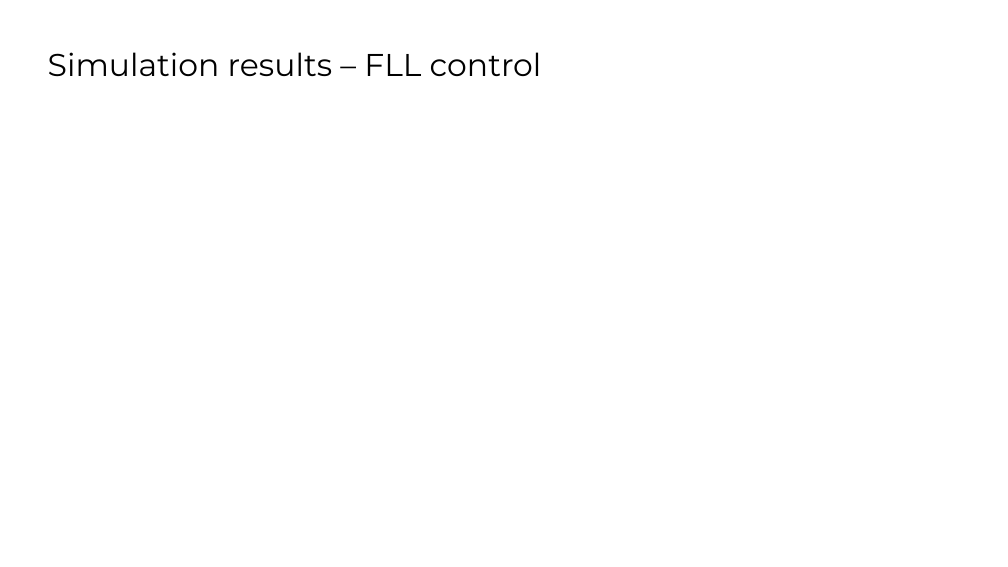
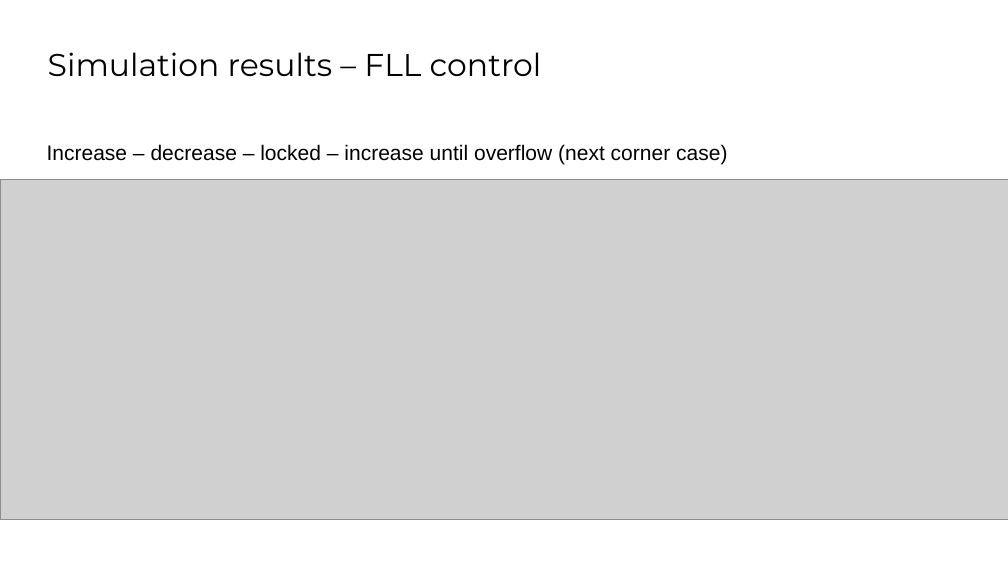
Before and after one commit to iic-jku/SKY130_PLL1, a slide deck: slide 12 of PICO Contest/Design_Review.pptx. Drawn at 1008x567 pixels with LibreOffice and Linux fonts; fonts in the diff are those of the drawing; grey boxes stand for pictures; background and template pictures are left out. Boxes give left, top, right and bottom in pixels: in the first picture for what was removed or moved away, otherwise in the second. Text is boxed around its words. In the diff, an @@ line names an element or a change of style, - is before the commit and + after.

```diff
--- a/PICO Contest/Design_Review.pptx
+++ b/PICO Contest/Design_Review.pptx
@@ text added at bbox=[47, 144, 727, 164], 20 pt, text #000000 @@
+Increase – decrease – locked – increase until overflow (next corner case)
@@ picture added at bbox=[0, 179, 1008, 520] @@
```
Also in this commit, not shown: 8 other slides changed.
